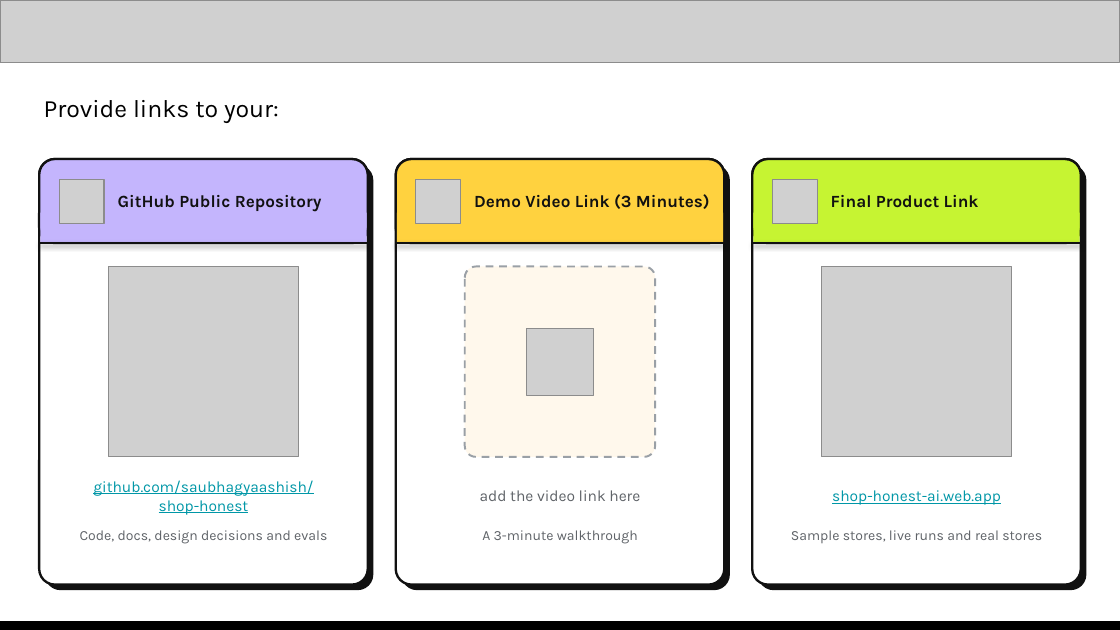
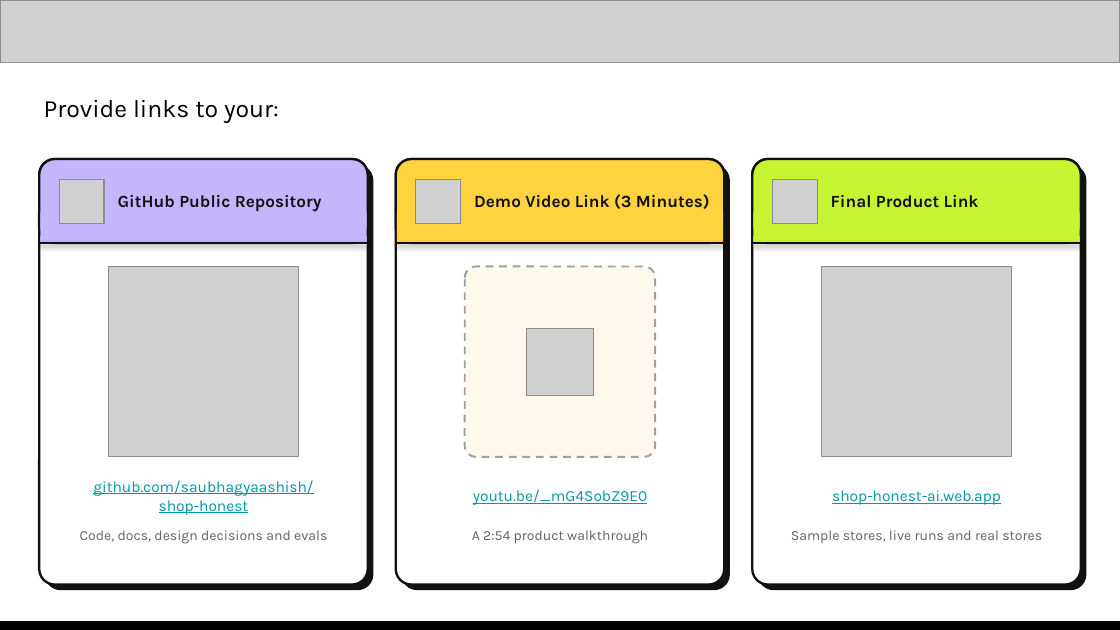
Before and after one commit to saubhagyaashish/shop-honest, a slide deck: slide 16 of Zero Context - Shop Honest - AI Builder Cup.pptx. Drawn at 1120x630 pixels with LibreOffice and Linux fonts; fonts in the diff are those of the drawing; grey boxes stand for pictures. Boxes give left, top, right and bottom in pixels: in the first picture for what was removed or moved away, otherwise in the second. Text is boxed around its words. In the diff, an @@ line names an element or a change of style, - is before the commit and + after.

Commit message:
docs: add competition presentation files and remove legacy demo video assets

```diff
--- a/Zero Context - Shop Honest - AI Builder Cup.pptx
+++ b/Zero Context - Shop Honest - AI Builder Cup.pptx
@@ text at (473,489,647,505): text changed; text colour #5F6368 to #0097A7 @@
-add the video link here
+youtu.be/_mG4SobZ9E0
@@ text at (472,530,648,544): text changed @@
-A 3-minute walkthrough
+A 2:54 product walkthrough
```
Also in this commit, not shown: 3 other files.
